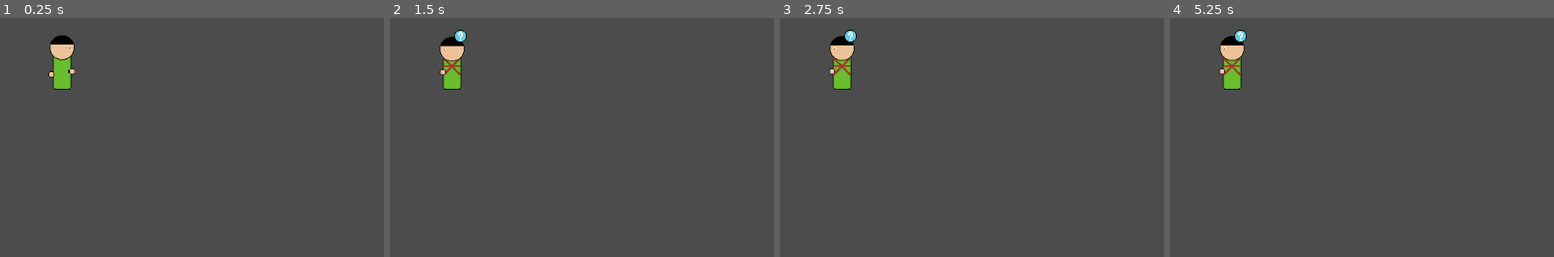
Above: before the commit, frames 1-4 (left to right).
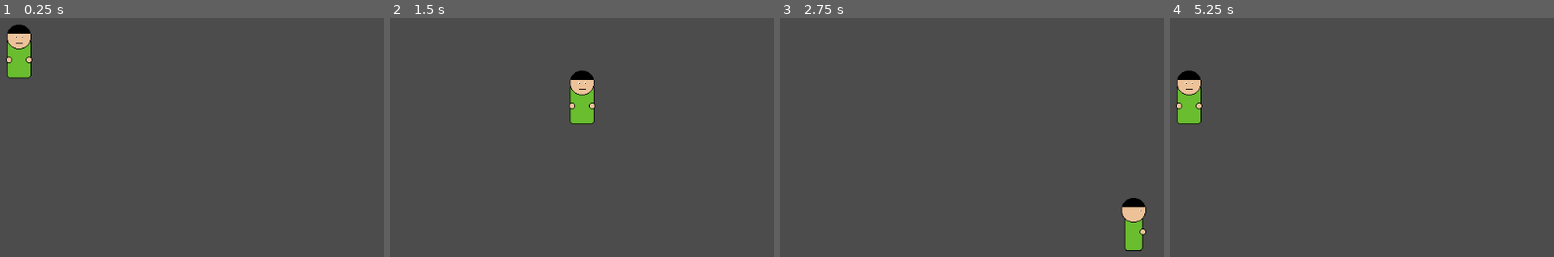
Above: after the commit, the same moments.

Repository: wiltaylor/GameJams
Game: Godot game, scene res://DebugLevel.tscn
Two runs of this game, one before a commit and one after it. Both use one fixed random seed, a clock stepped at 60 frames per second and the inputs below.
Inputs:
- Up to frame 1 (0.25 s): no input
- Up to frame 2 (1.5 s): tap Enter at 0.5 s; hold Right (move_right, bound only after the commit) 0.53-1.28 s; hold Down (move_down, bound only after the commit) from 1.28 s (still down)
- Up to frame 3 (2.75 s): release Down (move_down, bound only after the commit) at 2.03 s; hold Right (move_right, bound only after the commit) from 2.03 s (still down)
- Up to frame 4 (5.25 s): release Right (move_right, bound only after the commit) at 2.78 s; hold Up (move_up, bound only after the commit) 2.78-3.53 s; hold Left (move_left, bound only after the commit) 3.53-5.03 s; hold Down (move_down, bound only after the commit) from 5.03 s (still down)

The runs differ from the first frame. In frame 1, 2.6% of the frame differs, in the area x 1-20%, y 2-31%; in frame 2, 2.6%; in frame 3, 2.4%; in frame 4, 2.6%, in the area x 1-20%, y 4-45%.

Commit message:
Added player movement

Diff:
--- a/LudumDare/LD47/src/DebugLevel.tscn
+++ b/LudumDare/LD47/src/DebugLevel.tscn
@@ -1,13 +1,9 @@
 [gd_scene load_steps=2 format=2]
 
-[ext_resource path="res://objects/PawnRig.tscn" type="PackedScene" id=1]
+[ext_resource path="res://objects/Player.tscn" type="PackedScene" id=1]
 
 [node name="DebugLevel" type="Node2D"]
 
-[node name="PawnRig" parent="." instance=ExtResource( 1 )]
-position = Vector2( 529.501, 277.226 )
-Facing = 2
-Bands = 4
-attacking = true
-AlertTime = 5.0
-AlertType = 1
+[node name="Player" parent="." instance=ExtResource( 1 )]
+position = Vector2( 474, 262 )
+speed = 300.0
--- a/LudumDare/LD47/src/objects/PawnRig.gd
+++ b/LudumDare/LD47/src/objects/PawnRig.gd
@@ -118,6 +118,23 @@
 
 	return true
 
+
+func move(vel: Vector2):
+	move_and_collide(vel)
+
+	if vel.x < 0:
+		Facing = Direction.Left
+
+	if vel.x > 0:
+		Facing = Direction.Right
+
+	if vel.y > 0:
+		Facing = Direction.Down
+
+	if vel.y < 0:
+		Facing = Direction.Up
+
+
 func _process(delta):
 
 	if is_dead():
--- a/LudumDare/LD47/src/objects/PawnRig.tscn
+++ b/LudumDare/LD47/src/objects/PawnRig.tscn
@@ -259,7 +259,7 @@
 AngryIcon = ExtResource( 13 )
 
 [node name="Body" type="Sprite" parent="."]
-texture = ExtResource( 9 )
+texture = ExtResource( 2 )
 
 [node name="band1" type="Sprite" parent="Body"]
 visible = false
@@ -307,7 +307,7 @@
 
 [node name="Face" type="Sprite" parent="Head"]
 position = Vector2( -0.19603, 2.06329 )
-texture = ExtResource( 7 )
+texture = ExtResource( 4 )
 
 [node name="Hand_R" type="Sprite" parent="."]
 position = Vector2( 13, 8 )
--- /dev/null
+++ b/LudumDare/LD47/src/objects/Player.gd
@@ -0,0 +1,25 @@
+extends Node2D
+
+
+export(float) var speed: float = 1.0
+
+onready var rig = get_node("PawnRig")
+
+func _process(delta):
+
+	var vel = Vector2(0,0)
+
+
+	if Input.is_action_pressed("move_down"):
+		vel.y += speed * delta
+
+	if Input.is_action_pressed("move_up"):
+		vel.y -= speed * delta
+
+	if Input.is_action_pressed("move_left"):
+		vel.x -= speed * delta
+
+	if Input.is_action_pressed("move_right"):
+		vel.x += speed * delta
+
+	rig.move(vel)
--- /dev/null
+++ b/LudumDare/LD47/src/objects/Player.tscn
@@ -0,0 +1,9 @@
+[gd_scene load_steps=3 format=2]
+
+[ext_resource path="res://objects/PawnRig.tscn" type="PackedScene" id=1]
+[ext_resource path="res://objects/Player.gd" type="Script" id=2]
+
+[node name="Player" type="Node2D"]
+script = ExtResource( 2 )
+
+[node name="PawnRig" parent="." instance=ExtResource( 1 )]
--- a/LudumDare/LD47/src/project.godot
+++ b/LudumDare/LD47/src/project.godot
@@ -19,6 +19,29 @@
 run/main_scene="res://DebugLevel.tscn"
 config/icon="res://icon.png"
 
+[input]
+
+move_up={
+"deadzone": 0.5,
+"events": [ Object(InputEventKey,"resource_local_to_scene":false,"resource_name":"","device":0,"alt":false,"shift":false,"control":false,"meta":false,"command":false,"pressed":false,"scancode":16777232,"unicode":0,"echo":false,"script":null)
+ ]
+}
+move_down={
+"deadzone": 0.5,
+"events": [ Object(InputEventKey,"resource_local_to_scene":false,"resource_name":"","device":0,"alt":false,"shift":false,"control":false,"meta":false,"command":false,"pressed":false,"scancode":16777234,"unicode":0,"echo":false,"script":null)
+ ]
+}
+move_left={
+"deadzone": 0.5,
+"events": [ Object(InputEventKey,"resource_local_to_scene":false,"resource_name":"","device":0,"alt":false,"shift":false,"control":false,"meta":false,"command":false,"pressed":false,"scancode":16777231,"unicode":0,"echo":false,"script":null)
+ ]
+}
+move_right={
+"deadzone": 0.5,
+"events": [ Object(InputEventKey,"resource_local_to_scene":false,"resource_name":"","device":0,"alt":false,"shift":false,"control":false,"meta":false,"command":false,"pressed":false,"scancode":16777233,"unicode":0,"echo":false,"script":null)
+ ]
+}
+
 [rendering]
 
 environment/default_environment="res://default_env.tres"
